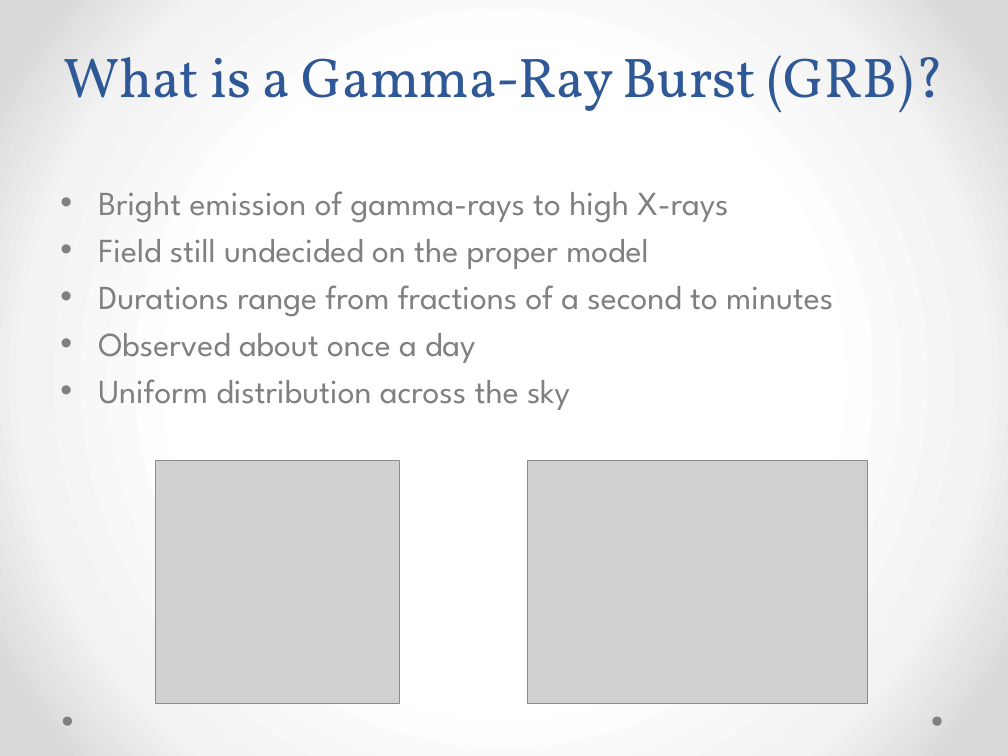
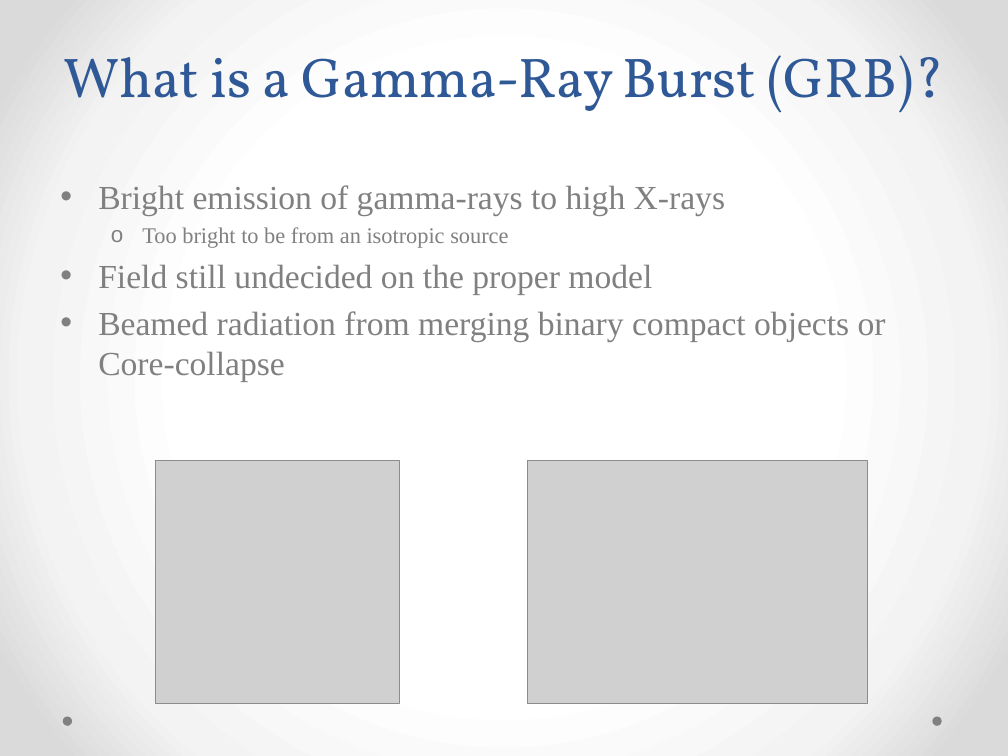
Before and after one commit to twcannon/MastersThesis, a slide deck: slide 3 of Paper/MastersPresentation.pptx (slide 2 before the commit). Drawn at 1008x756 pixels with LibreOffice and Linux fonts; fonts in the diff are those of the drawing; grey boxes stand for pictures. Boxes give left, top, right and bottom in pixels: in the first picture for what was removed or moved away, otherwise in the second. Text is boxed around its words. In the diff, an @@ line names an element or a change of style, - is before the commit and + after.

```diff
--- a/Paper/MastersPresentation.pptx
+++ b/Paper/MastersPresentation.pptx
@@ text at (98,185,725,294): font League Spartan to Times New Roman in "Bright emission of gamma-rays to high X-rays", "Field still undecided on the proper model" @@
@@ text at (142,227,508,248): paragraph added @@
+  o Too bright to be from an isotropic source
@@ text at (98,311,886,382): text changed; font League Spartan to Times New Roman @@
-• Durations range from fractions of a second to minutes
-• Observed about once a day
-• Uniform distribution across the sky
+• Beamed radiation from merging binary compact objects or Core-collapse
```
Also in this commit, not shown: 16 other slides changed, 6 slides added, 2 slides removed, 12 other files.
